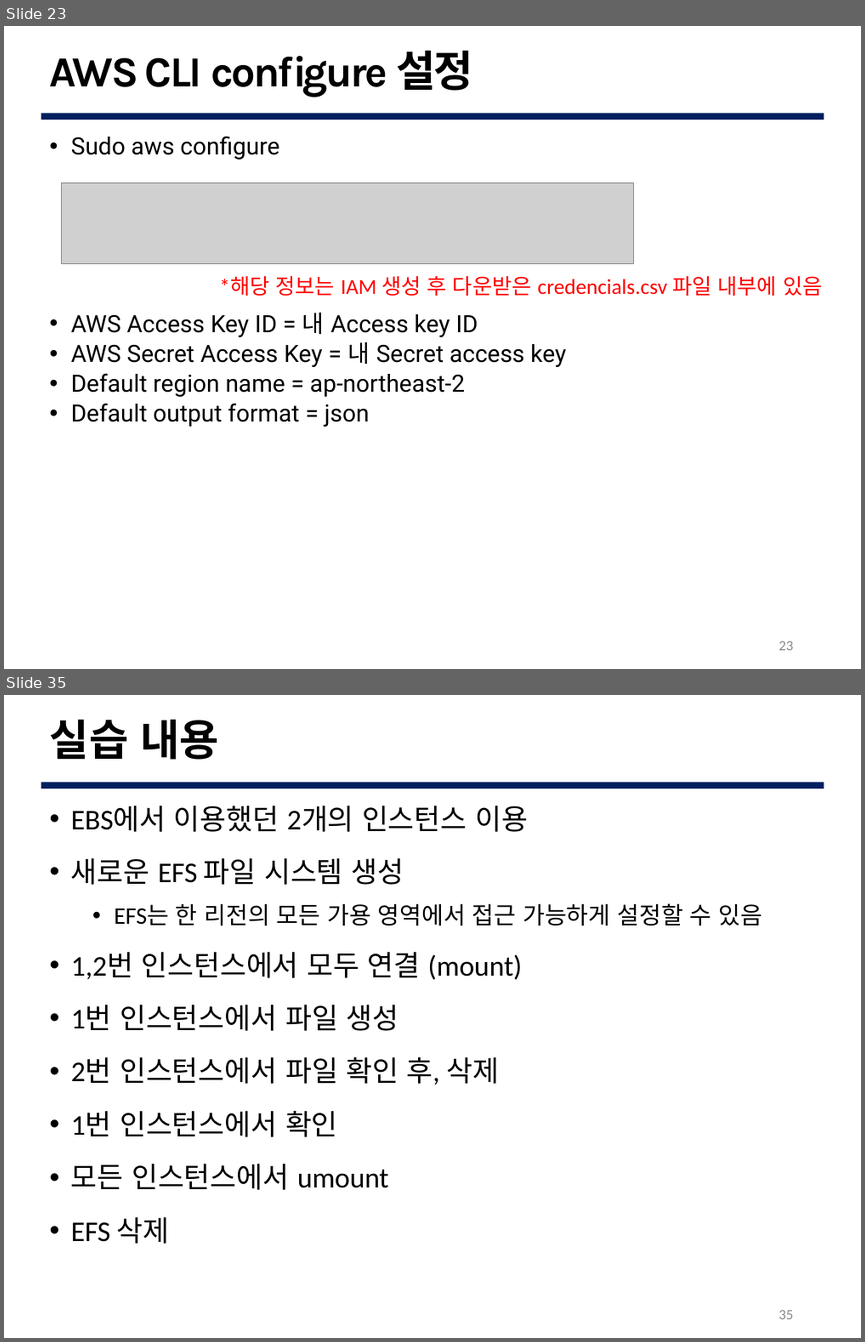
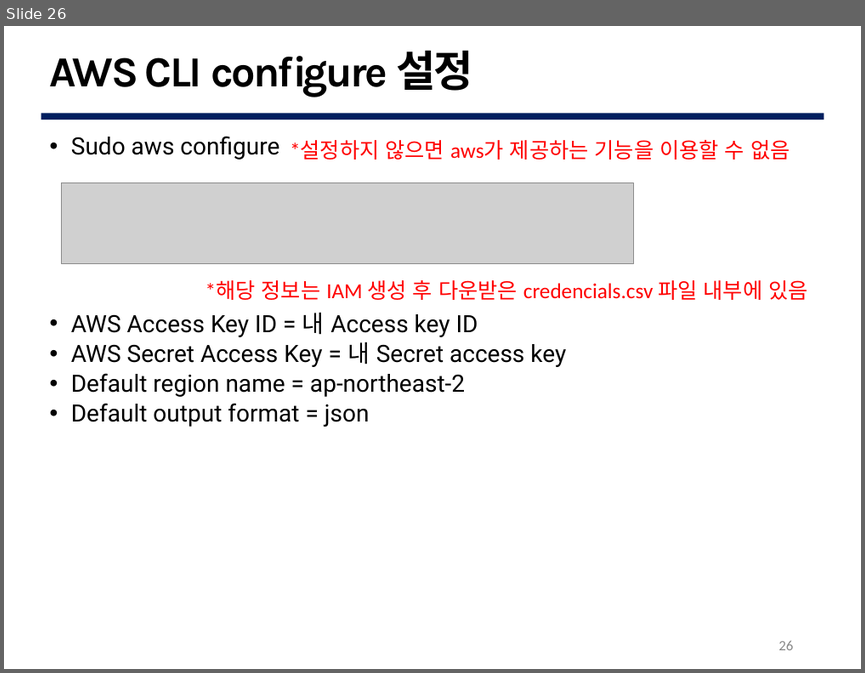
Before and after one commit to G0DCH/AWS_Rekognition_Slide, a slide deck: ppt/AWS Rekognition Slide.pptx. Shown one above the other, each under a label of ours: slides 23 and 35 before the commit, slide 26 after it; the slides between them are not shown. The pictures are 865x1342 and 865x673 pixels, drawn with LibreOffice and Linux fonts; fonts in the diff are those of the drawing; grey boxes stand for pictures; background and template pictures are left out. Boxes give left, top, right and bottom in pixels: in the first picture for what was removed or moved away, otherwise in the second. Text is boxed around its words. In the diff, an @@ line names an element or a change of style, - is before the commit and + after.

```diff
--- a/ppt/AWS Rekognition Slide.pptx
+++ b/ppt/AWS Rekognition Slide.pptx
@@ slide 35 removed at bbox=[4, 695, 861, 1338], background #FFFFFF; not listed: 1 template element that a slide beside it also shows @@
@@ title removed at bbox=[50, 719, 220, 760] @@
-실습 내용
@@ text removed at bbox=[71, 805, 762, 1243] @@
-• EBS에서 이용했던 2개의 인스턴스 이용
-• 새로운 EFS 파일 시스템 생성
-  • EFS는 한 리전의 모든 가용 영역에서 접근 가능하게 설정할 수 있음
-• 1,2번 인스턴스에서 모두 연결 (mount)
-• 1번 인스턴스에서 파일 생성
-• 2번 인스턴스에서 파일 확인 후, 삭제
-• 1번 인스턴스에서 확인
-• 모든 인스턴스에서 umount
-• EFS 삭제
@@ page number removed at bbox=[778, 1310, 793, 1319] @@
-35
@@ what was slide 23 is now slide 26 @@
@@ slide 26 changed as well @@
@@ text added at bbox=[290, 140, 789, 159], 18 pt, text #FF0000 @@
+*설정하지 않으면 aws가 제공하는 기능을 이용할 수 없음
@@ text "*해당 정보는 IAM 생성 후 ...": place and size @@
-text "*해당 정보는 IAM 생성 후 ..." at bbox=[219, 276, 822, 295]
+text "*해당 정보는 IAM 생성 후 ..." at bbox=[205, 280, 807, 300]
@@ page number at bbox=[778, 640, 793, 650]: text changed @@
-23
+26
```
Also in this commit, not shown: 5 other slides changed, 10 slides added, 27 other slides removed.
